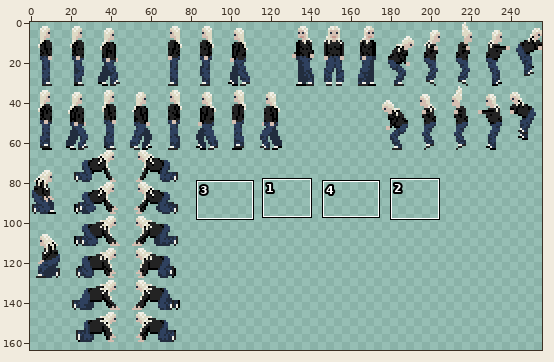
Pixel-art file, stored at walking-animation-test.aseprite. Above, an overview of the earlier version with the close-up marked.
Close-up. Earlier state:
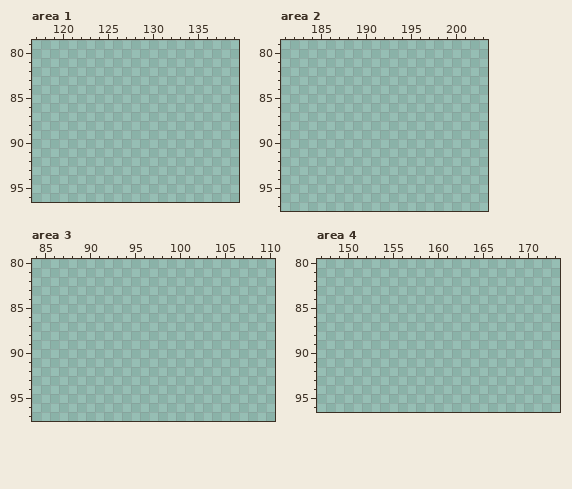
256x256 pixels, 1 frame. Shown: area 1: x 117..139, y 79..96; area 2: x 181..203, y 79..97; area 3: x 84..110, y 80..97; area 4: x 147..173, y 80..96. The wide view leaves out empty margins. The commit also changed other parts of the picture, which this record leaves out.
Now the later version:
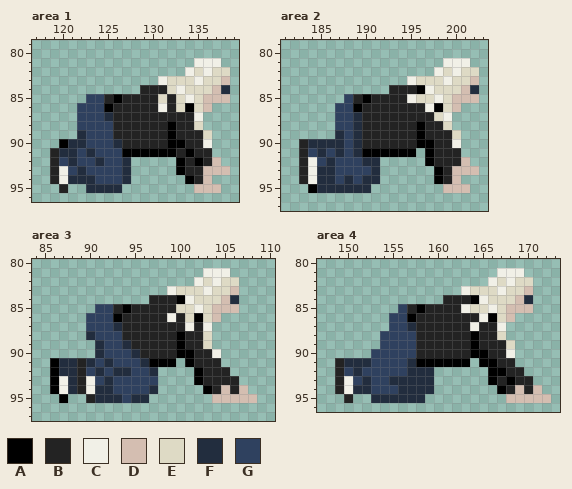
Palette (. is transparent): A #000000  B #232323  C #f1f0e7  D #d4beb1  E #dedac5  F #222d3e  G #2f415f
Edits made:
Area 1:
y 81: x 135..137 ... -> CCC
y 82: x 134..138 ..... -> CECEE
y 83: x 131..138 ........ -> CEEECEED
y 84: x 129..138 .......... -> BBBECEEEDF
y 85: x 123..138 ................ -> GGBABBBBEBECEDDD
y 86: x 122..136 ............... -> GGGABBBBBCBEAED
y 87: x 122..135 .............. -> GGGFBBBBBBBBBC
y 88: x 122..135 .............. -> GGGGBBBBBBABBE
y 89: x 122..136 ............... -> FGGGBBBBBBABBBE
y 90: x 120..136 ................. -> AFFGGGFBBBBBAABBC
y 91: x 119..136 .................. -> BFFGFGGGAAAAAABABB
y 92: x 119..127 ......... -> BGFGGFGGF; x 133..137 ..... -> ABABD
y 93: x 119..127 ......... -> BCGFGGGGF; x 133..138 ...... -> ABBDDD
y 94: x 119..127 ......... -> BCFFFGGGF; x 134..136 ... -> ABD
y 95: x 120 . -> B; x 123..126 .... -> FFFF; x 135..137 ... -> DDD
Area 2:
y 81: x 199..201 ... -> CCC
y 82: x 198..202 ..... -> CECEE
y 83: x 195..202 ........ -> CEEECEED
y 84: x 193..202 .......... -> BBBACEEEDF
y 85: x 188..202 ............... -> GBABBBBCEECEDDD
y 86: x 187..200 .............. -> GGABBBBBBBCAED
y 87: x 187..199 ............. -> GGFBBBBBBBBEC
y 88: x 187..199 ............. -> GGFBBBBBBABBE
y 89: x 187..200 .............. -> FGFBBBBBBABBBE
y 90: x 183..200 .................. -> BFFFFGFBBBBBBAABBC
y 91: x 183..195 ............. -> BGFGFGFAAAAAA; x 197..200 .... -> ABBB
y 92: x 183..191 ......... -> BCGFGGGFF; x 197..201 ..... -> ABBBD
y 93: x 183..191 ......... -> BCFFGGGGF; x 198..202 ..... -> ABDDD
y 94: x 183..191 ......... -> BCFFGFGFF; x 198..200 ... -> ABD
y 95: x 184..190 ....... -> AFFFFFF; x 199..201 ... -> DDD
Area 3:
y 81: x 103..105 ... -> CCC
y 82: x 102..106 ..... -> CECEE
y 83: x 99..106 ........ -> CEEECEED
y 84: x 97..106 .......... -> BBBACEEEDF
y 85: x 91..106 ................ -> GGBABBBBBEECEDDD
y 86: x 90..104 ............... -> GGGABBBBBCBEAED
y 87: x 90..103 .............. -> GGGFBBBBBBBCBC
y 88: x 90..103 .............. -> FGGGBBBBBBABBE
y 89: x 91..103 ............. -> FGGFBBBBBABBE
y 90: x 91..104 .............. -> FGGGFBBBBAABBC
y 91: x 86..99 .............. -> AFFBFGFGGGFAAA; x 101..104 .... -> ABBB
y 92: x 86..97 ............ -> AFFBGFGFFGGF; x 102..105 .... -> ABBB
y 93: x 86..97 ............ -> ACFBCGFGGGGG; x 102..106 ..... -> ABBBB
y 94: x 86..97 ............ -> ACFBCFFGGGGF; x 103..107 ..... -> ABDBD
y 95: x 87 . -> A; x 90..96 ....... -> BFFFGFF; x 104..108 ..... -> DDDDD
Area 4:
y 81: x 167..169 ... -> CCC
y 82: x 166..170 ..... -> CECEE
y 83: x 163..170 ........ -> CEEECEED
y 84: x 161..170 .......... -> BBBACEEEDF
y 85: x 156..170 ............... -> GBABBBBCEECEDDD
y 86: x 155..168 .............. -> GGABBBBBBBCAED
y 87: x 155..167 ............. -> GGFBBBBBBCBBC
y 88: x 154..167 .............. -> GGGGBBBBBBABBE
y 89: x 154..168 ............... -> GGGGBBBBBBABBBE
y 90: x 153..168 ................ -> GGGGGBBBBBBAABBC
y 91: x 149..163 ............... -> BFFFGGGGFAAAAAA; x 165..168 .... -> AABB
y 92: x 149..159 ........... -> BGFGGGGGFFF; x 166..169 .... -> AABB
y 93: x 149..159 ........... -> BCGFGGFFFFF; x 166..170 ..... -> ABABB
y 94: x 149..159 ........... -> BCFFGGGFFFF; x 167..171 ..... -> ABDBD
y 95: x 150 . -> B; x 153..158 ...... -> FFFFFF; x 168..172 ..... -> DDDDD
Where, in picture pixels (left, top, right, bottom), the same in both close-ups:
added: (50, 58, 230, 193)
added: (299, 58, 479, 193)
added: (50, 268, 257, 403)
added: (335, 268, 551, 403)
